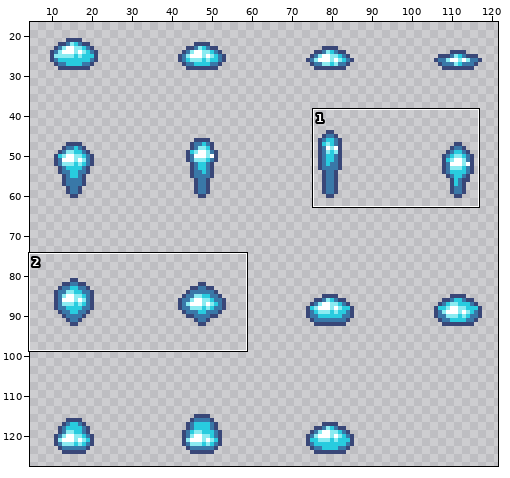
Sprite sheet -- enemies/slime/simeJump.png. The picture above shows the old version from afar; the outline marks the close-up.
Close-up. As it was:
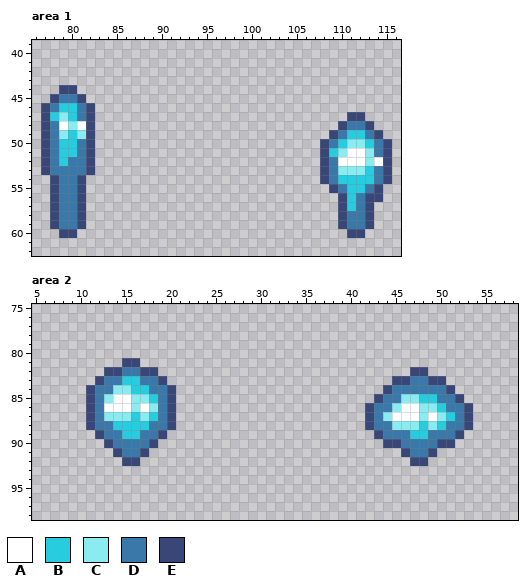
The file is 128x128 pixels. Shown: area 1: x 76..116, y 39..62; area 2: x 5..58, y 75..98. The wide view leaves out empty margins.
Palette (. is transparent): A #ffffff  B #28ccdf  C #8aebf1  D #3978a8  E #394778
Pixels before, area 1, first column x 77:
44 ..EE...................................
45 .EDDE..................................
46 EDBBDE.................................
47 EBCBDE............................EE...
48 EDACAE...........................EDDE..
49 EDCBCE..........................EDBBDE.
50 EDBBDE.........................EDBCCBDE
51 EDBBDE.........................EBCAACDE
52 EDBDDE.........................EDAAACAE
53 EDDDDE.........................EDCCCBDE
54 .EDDE..........................EDBBBBDE
55 .EDDE...........................EDBBDE.
56 .EDDE............................EBDEE.
57 .EDDE............................EBDE..
58 .EDDE............................EDDE..
59 .EDDE............................EDDE..
60 ..EE..............................EE...
Pixels before, area 2, first column x 11:
81 ....EE.....................................
82 ..EEDDEE............................EE.....
83 .EDDBBDDE.........................EEDDEE...
84 EDDCCBBDDE.......................EDDDDDDE..
85 EDCAACCBDE......................EDDCCBBDDE.
86 EDAAACACDE.....................EDDCAACCBDDE
87 EDCCCBCBDE.....................EDCAAACACBDE
88 EDDBBBBDDE.....................EDDCCCBCBDDE
89 .EDDBBDDE.......................EDDDBBDDDE.
90 ..EDDDDE.........................EEDDDDEE..
91 ...EDDE............................EDDE....
92 ....EE..............................EE.....
Now the later version:
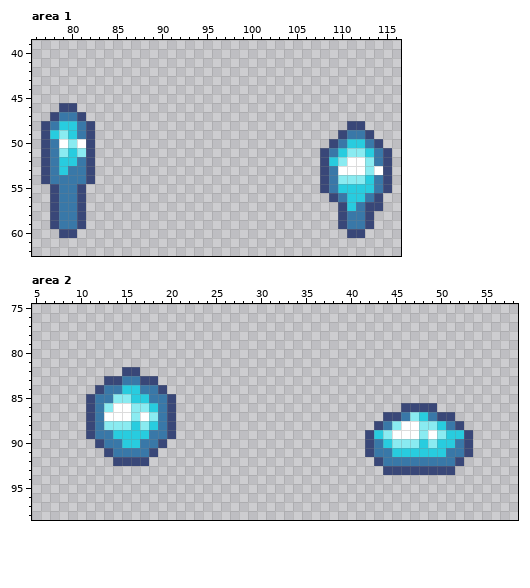
Changes in this commit:
{"where": "area 1"}
{"y":44,"x":79,"old":"EE","new":".."}
{"y":45,"x":78,"old":"EDDE","new":"...."}
{"y":46,"x":77,"old":"EDBBDE","new":"..EE.."}
{"y":47,"x":77,"old":"EBCBDE","new":".EDDE."}
{"y":47,"x":111,"old":"EE","new":".."}
{"y":48,"x":79,"old":"ACA","new":"BBD"}
{"y":48,"x":110,"old":"EDDE","new":".EE."}
{"y":49,"x":78,"old":"D","new":"B"}
{"y":49,"x":81,"old":"C","new":"D"}
{"y":49,"x":109,"old":"EDBBDE","new":".EDDE."}
{"y":50,"x":79,"old":"BBD","new":"ACA"}
{"y":50,"x":108,"old":"EDBCCBDE","new":".EDBBDE."}
{"y":51,"x":79,"old":"B","new":"C"}
{"y":51,"x":81,"old":"D","new":"C"}
{"y":51,"x":109,"old":"BCAAC","new":"DBCCB"}
{"y":52,"x":80,"old":"D","new":"B"}
{"y":52,"x":109,"old":"DA","new":"BC"}
{"y":52,"x":114,"old":"A","new":"D"}
{"y":53,"x":79,"old":"D","new":"B"}
{"y":53,"x":110,"old":"CCCBD","new":"AAACA"}
{"y":54,"x":77,"old":".E","new":"ED"}
{"y":54,"x":81,"old":"E.","new":"DE"}
{"y":54,"x":110,"old":"BBB","new":"CCC"}
{"y":55,"x":108,"old":".ED","new":"EDB"}
{"y":55,"x":113,"old":"DE.","new":"BDE"}
{"y":56,"x":109,"old":".E","new":"ED"}
{"y":56,"x":112,"old":"DE","new":"BD"}
{"y":57,"x":114,"old":".","new":"E"}
{"where": "area 2"}
{"y":81,"x":15,"old":"EE","new":".."}
{"y":82,"x":13,"old":"EEDDEE","new":"..EE.."}
{"y":82,"x":47,"old":"EE","new":".."}
{"y":83,"x":12,"old":"EDDBBDDE","new":".EEDDEE."}
{"y":83,"x":45,"old":"EEDDEE","new":"......"}
{"y":84,"x":11,"old":"ED","new":".E"}
{"y":84,"x":14,"old":"CC","new":"DB"}
{"y":84,"x":17,"old":"B","new":"D"}
{"y":84,"x":19,"old":"DE","new":"E."}
{"y":84,"x":44,"old":"EDDDDDDE","new":"........"}
{"y":85,"x":13,"old":"CAACCB","new":"DCCBBD"}
{"y":85,"x":43,"old":"EDDCCBBDDE","new":".........."}
{"y":86,"x":13,"old":"A","new":"C"}
{"y":86,"x":17,"old":"AC","new":"CB"}
{"y":86,"x":42,"old":"EDDCAACCBDDE","new":"....EEEE...."}
{"y":87,"x":13,"old":"CCCBCB","new":"AAACAC"}
{"y":87,"x":42,"old":"EDCAAACACBDE","new":"..EEDCBDEE.."}
{"y":88,"x":13,"old":"DBB","new":"CCC"}
{"y":88,"x":17,"old":"BD","new":"CB"}
{"y":88,"x":42,"old":"ED","new":".E"}
{"y":88,"x":46,"old":"CCB","new":"AAC"}
{"y":88,"x":52,"old":"DE","new":"E."}
{"y":89,"x":11,"old":".E","new":"ED"}
{"y":89,"x":14,"old":"D","new":"B"}
{"y":89,"x":17,"old":"D","new":"B"}
{"y":89,"x":19,"old":"E.","new":"DE"}
{"y":89,"x":42,"old":".EDDDBBDDDE.","new":"EBCAAACACBBE"}
{"y":90,"x":12,"old":".E","new":"ED"}
{"y":90,"x":15,"old":"DD","new":"BB"}
{"y":90,"x":18,"old":"E.","new":"DE"}
{"y":90,"x":42,"old":"..EEDDDDEE..","new":"EDBCCCBCBBDE"}
{"y":91,"x":13,"old":".E","new":"ED"}
{"y":91,"x":17,"old":"E.","new":"DE"}
{"y":91,"x":42,"old":"....EDDE....","new":"EDDBBBBBBDDE"}
{"y":92,"x":14,"old":".","new":"E"}
{"y":92,"x":17,"old":".","new":"E"}
{"y":92,"x":43,"old":"....EE....","new":"EDDDDDDDDE"}
{"y":93,"x":44,"old":"........","new":"EEEEEEEE"}
{"label":"changed","picture_box":[41,85,95,184]}
{"label":"changed","picture_box":[320,112,392,211]}
{"label":"changed","picture_box":[86,358,176,466]}
{"label":"changed","picture_box":[365,367,473,475]}
